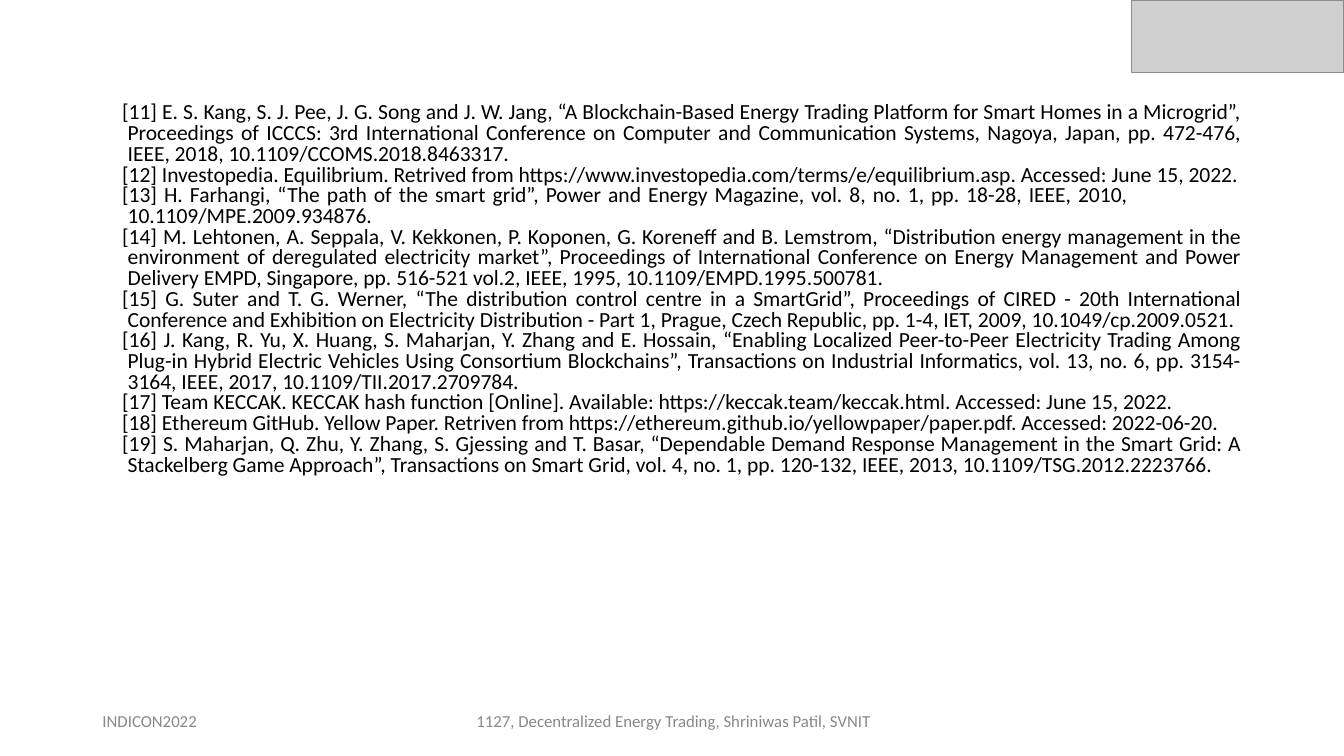
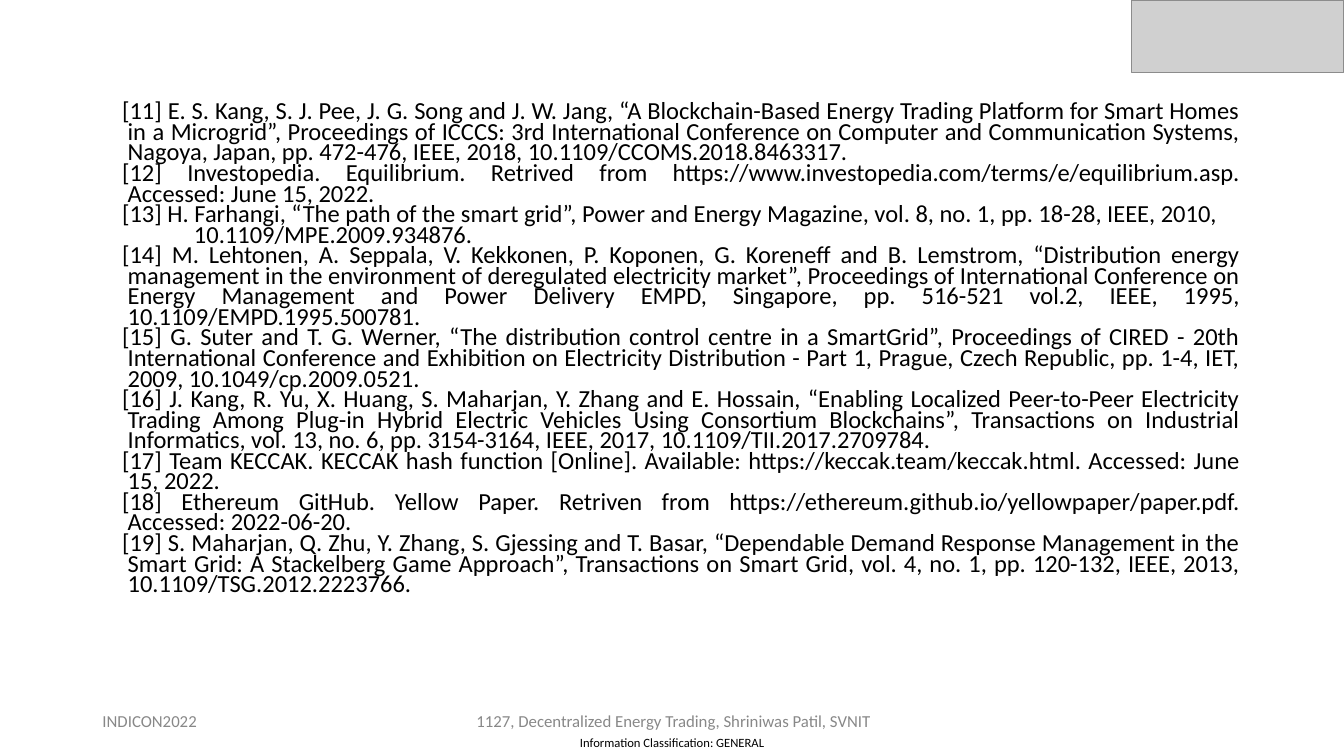
Before and after one commit to mbhatti20/portfolio, a slide deck: slide 32 of Paper ID - 1127 INDICON 2022 Presentation Slides (2).pptx (slide 34 before the commit). Drawn at 1344x756 pixels with LibreOffice and Linux fonts; fonts in the diff are those of the drawing; grey boxes stand for pictures. Boxes give left, top, right and bottom in pixels: in the first picture for what was removed or moved away, otherwise in the second. Text is boxed around its words. In the diff, an @@ line names an element or a change of style, - is before the commit and + after.

```diff
--- a/Paper ID - 1127 INDICON 2022 Presentation Slides (2).pptx
+++ b/Paper ID - 1127 INDICON 2022 Presentation Slides (2).pptx
@@ text "[11] E. S. Kang, S. ..." at [122,101,1240,593]: size 15.4 to 17.5 pt; line spacing 0.8 to 0.7 @@
@@ text added at [580,738,764,747], 9 pt, text #000000 @@
+Information Classification: GENERAL
```
Also in this commit, not shown: 33 other slides changed, 1 slide added, 1 slide removed, 1 other file.
